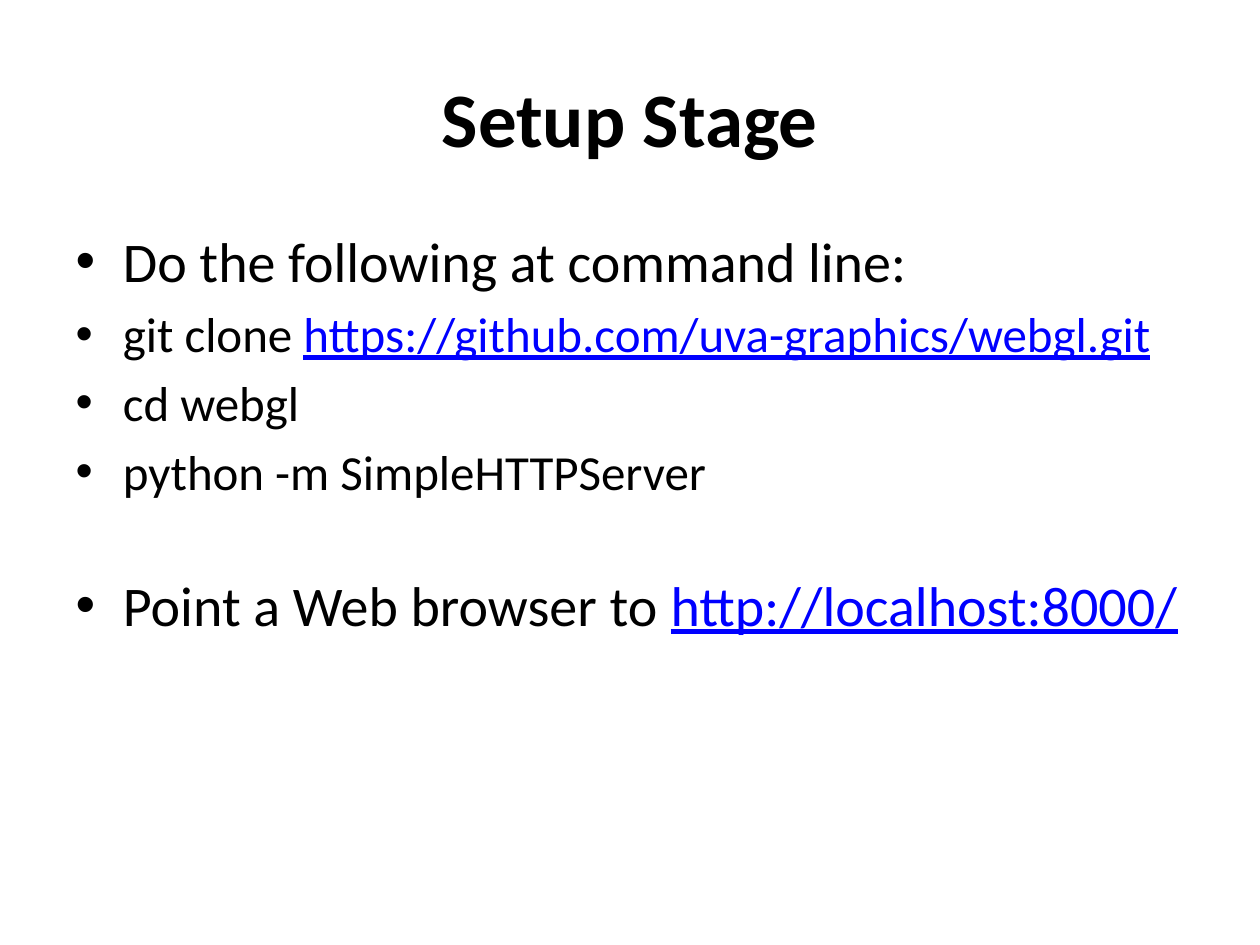
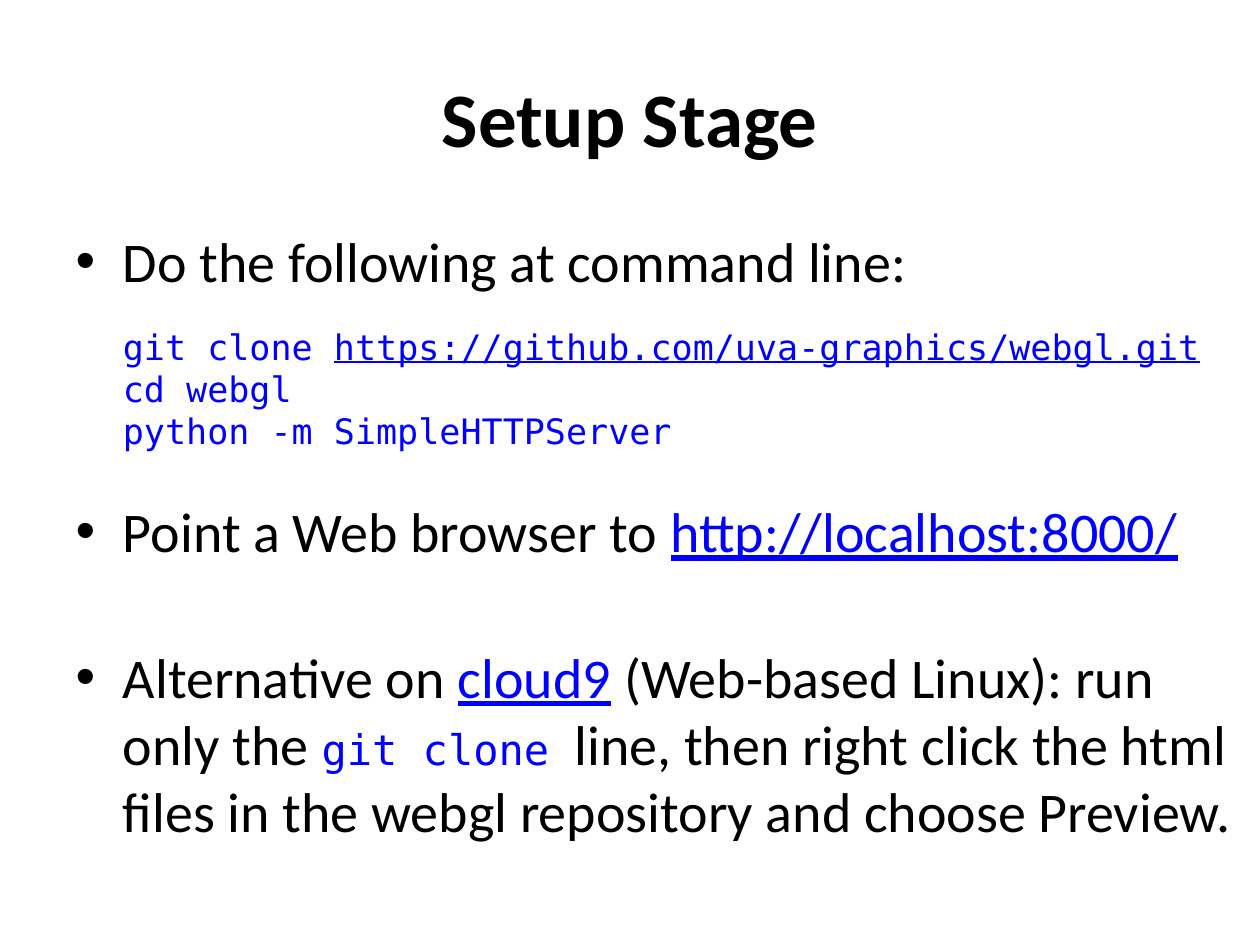
Before and after one commit to uva-graphics/webgl, a slide deck: slide 4 of slides.pptx. Drawn at 1260x945 pixels with LibreOffice and Linux fonts; fonts in the diff are those of the drawing. Boxes give left, top, right and bottom in pixels: in the first picture for what was removed or moved away, otherwise in the second. Text is boxed around its words. In the diff, an @@ line names an element or a change of style, - is before the commit and + after.

Commit message:
update slides

```diff
--- a/slides.pptx
+++ b/slides.pptx
@@ text at (x1=123, y1=243, x2=1199, y2=452): text changed; size 28 to 20 pt; font Calibri to DejaVu Sans Mono; text colour #000000 to #0000FF @@
-• Do the following at command line:
-• git clone https://github.com/uva-graphics/webgl.git
-• cd webgl
-• python -m SimpleHTTPServer
+• Do the following at command line:
+  git clone https://github.com/uva-graphics/webgl.git
+  cd webgl
+  python -m SimpleHTTPServer
@@ text at (x1=123, y1=657, x2=1231, y2=842): paragraph added @@
+• Alternative on cloud9 (Web-based Linux): run only the git clone line, then right click the html files in the webgl repository and choose Preview.
```
